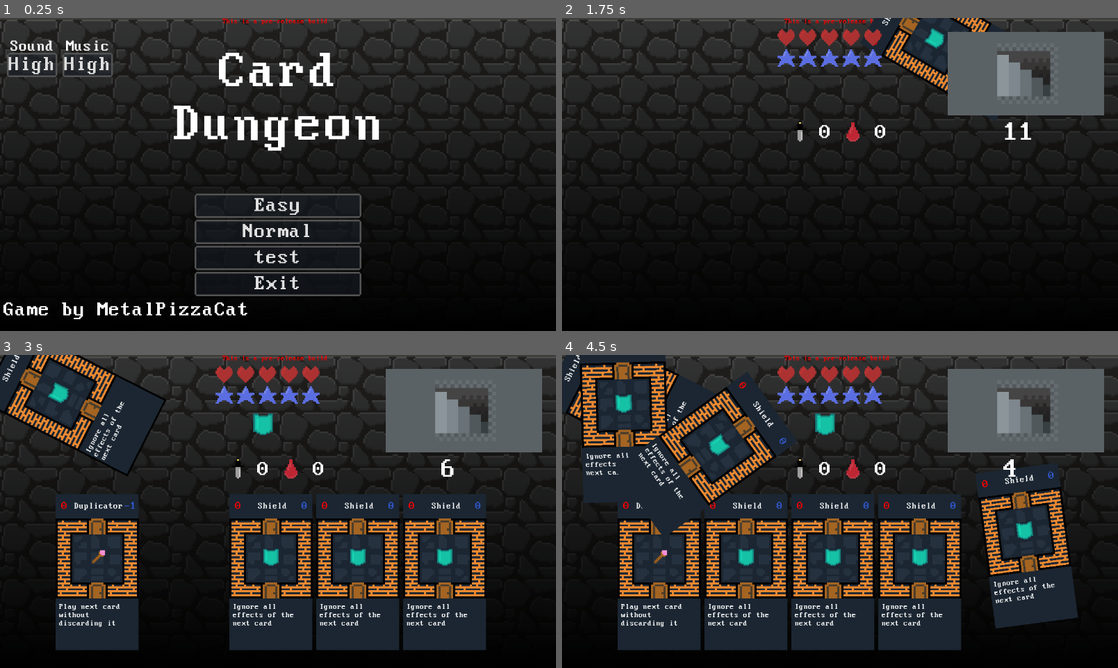
Above: before the commit, frames 1-4 (two rows, left to right).
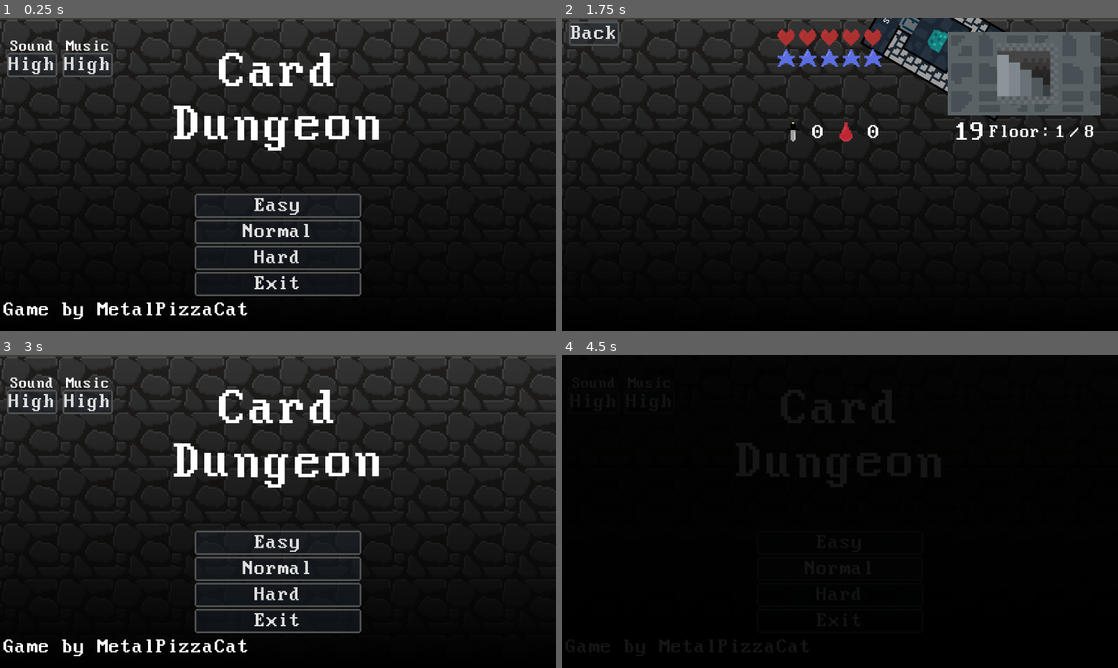
Above: after the commit, the same moments.

Repository: MetalPizzaCat/card-dungeon
Game: Godot game, scene res://scenes/main_menu.tscn
Two runs of this game, one before a commit and one after it. Both use one fixed random seed, a clock stepped at 60 frames per second and the inputs below.
Inputs (mouse positions are in pixels of both pictures, inside the frame that each line leads up to):
- Up to frame 1 (0.25 s): no input
- Up to frame 2 (1.75 s): click (840, 259) at 0.5 s, where only the run after the commit has a clickable "Hard"; click "Easy" at 1.25 s
- Up to frame 3 (3 s): click (100, 570) at 2.02 s; click (33, 370) at 2.75 s, where only the run after the commit has a clickable "Back"
- Up to frame 4 (4.5 s): click (840, 542) at 3.5 s, where only the run after the commit has a clickable "Easy"; click (840, 567) at 4.25 s, where only the run after the commit has a clickable "Normal"

The runs differ from the first frame. In frame 1, 0.3% of the frame differs, in the area x 40-59%, y 0-79%; in frame 2, 2.5%; in frame 3, 41%; in frame 4, 72%, in the area x 0-100%, y 0-95%.

Commit message:
add some balance tweaks and hard difficulty

Diff:
--- a/cards/rat.tres
+++ b/cards/rat.tres
@@ -14,4 +14,4 @@
 icon = ExtResource("1_nclr0")
 max_hp_change = 0
 max_mp_change = 0
-damage_modifier = 0
+damage_modifier = 2
--- /dev/null
+++ b/difficulties/hard.tres
@@ -0,0 +1,64 @@
+[gd_resource type="Resource" script_class="Difficulty" load_steps=28 format=3 uid="uid://5x44mnw4vtl3"]
+
+[ext_resource type="Script" path="res://objects/deck.gd" id="1_n6ias"]
+[ext_resource type="Script" path="res://game/difficulty.gd" id="2_blhlr"]
+[ext_resource type="Script" path="res://objects/card.gd" id="2_i36yr"]
+[ext_resource type="Resource" uid="uid://dhxwr5whp1ym7" path="res://cards/bomb.tres" id="3_1o2x8"]
+[ext_resource type="Resource" uid="uid://dv8a3dyg8n8th" path="res://cards/plant.tres" id="3_xrhn2"]
+[ext_resource type="Resource" uid="uid://du7mbwvsbwnup" path="res://cards/shield.tres" id="4_cqhiy"]
+[ext_resource type="Resource" uid="uid://b7rpkwiqd70qu" path="res://cards/small_mana.tres" id="5_jejli"]
+[ext_resource type="Resource" uid="uid://byy0xx2kdej15" path="res://cards/duplicator.tres" id="6_u3dim"]
+[ext_resource type="Resource" uid="uid://bcat4t65o1rch" path="res://cards/training_dummy.tres" id="7_ogwp6"]
+[ext_resource type="Resource" uid="uid://d3vpvv3ydsdli" path="res://cards/spellbook.tres" id="8_5b1pe"]
+[ext_resource type="Resource" uid="uid://cur4op2thv28u" path="res://cards/small_health.tres" id="9_oy5qx"]
+[ext_resource type="Resource" uid="uid://ek6a6x3sdi3i" path="res://cards/magic_water.tres" id="10_2nnxs"]
+[ext_resource type="Resource" uid="uid://dnr0kp7rog5rf" path="res://cards/slime.tres" id="11_ykdsf"]
+[ext_resource type="Resource" uid="uid://dghtc0rhr2v8j" path="res://cards/rat.tres" id="12_h46gk"]
+[ext_resource type="Resource" uid="uid://cglp2bdj81uj4" path="res://cards/elixir.tres" id="14_bnkp6"]
+[ext_resource type="Resource" uid="uid://mec1ortjx0gn" path="res://cards/skel.tres" id="15_s3kgj"]
+[ext_resource type="Resource" uid="uid://b46qhrwy6ygy3" path="res://cards/ratbell.tres" id="16_1jbwn"]
+[ext_resource type="Resource" uid="uid://c556oggh6qvms" path="res://cards/ritual.tres" id="17_bqbx6"]
+
+[sub_resource type="Resource" id="Resource_660gm"]
+script = ExtResource("1_n6ias")
+cards = Array[ExtResource("2_i36yr")]([ExtResource("3_1o2x8"), ExtResource("4_cqhiy"), ExtResource("5_jejli"), ExtResource("6_u3dim"), ExtResource("7_ogwp6"), ExtResource("8_5b1pe"), ExtResource("9_oy5qx"), ExtResource("3_xrhn2"), ExtResource("10_2nnxs"), ExtResource("11_ykdsf"), ExtResource("12_h46gk")])
+
+[sub_resource type="Resource" id="Resource_e4jkx"]
+script = ExtResource("1_n6ias")
+cards = Array[ExtResource("2_i36yr")]([ExtResource("12_h46gk"), ExtResource("3_1o2x8"), ExtResource("14_bnkp6"), ExtResource("15_s3kgj")])
+
+[sub_resource type="Resource" id="Resource_ngqmi"]
+script = ExtResource("1_n6ias")
+cards = Array[ExtResource("2_i36yr")]([ExtResource("7_ogwp6"), ExtResource("12_h46gk"), ExtResource("15_s3kgj"), ExtResource("10_2nnxs"), ExtResource("15_s3kgj"), ExtResource("5_jejli")])
+
+[sub_resource type="Resource" id="Resource_jq08u"]
+script = ExtResource("1_n6ias")
+cards = Array[ExtResource("2_i36yr")]([ExtResource("16_1jbwn"), ExtResource("17_bqbx6"), ExtResource("9_oy5qx"), ExtResource("16_1jbwn")])
+
+[sub_resource type="Resource" id="Resource_7s2lg"]
+script = ExtResource("1_n6ias")
+cards = Array[ExtResource("2_i36yr")]([ExtResource("6_u3dim"), ExtResource("3_1o2x8"), ExtResource("15_s3kgj")])
+
+[sub_resource type="Resource" id="Resource_d8k2w"]
+script = ExtResource("1_n6ias")
+cards = Array[ExtResource("2_i36yr")]([])
+
+[sub_resource type="Resource" id="Resource_nlosq"]
+script = ExtResource("1_n6ias")
+cards = Array[ExtResource("2_i36yr")]([])
+
+[sub_resource type="Resource" id="Resource_7jsv6"]
+script = ExtResource("1_n6ias")
+cards = Array[ExtResource("2_i36yr")]([ExtResource("4_cqhiy"), ExtResource("10_2nnxs")])
+
+[sub_resource type="Resource" id="Resource_oscab"]
+script = ExtResource("1_n6ias")
+cards = Array[ExtResource("2_i36yr")]([])
+
+[resource]
+script = ExtResource("2_blhlr")
+name = "Hard"
+description = "This will include all cards present in the game"
+deck_size = 20
+required_deck_clears = 8
+deck_additions = Array[ExtResource("1_n6ias")]([SubResource("Resource_660gm"), SubResource("Resource_e4jkx"), SubResource("Resource_ngqmi"), SubResource("Resource_jq08u"), SubResource("Resource_7s2lg"), SubResource("Resource_d8k2w"), SubResource("Resource_nlosq"), SubResource("Resource_7jsv6"), SubResource("Resource_oscab")])
--- a/difficulties/test.tres
+++ b/difficulties/test.tres
@@ -3,12 +3,12 @@
 [ext_resource type="Script" path="res://objects/deck.gd" id="1_8y3wc"]
 [ext_resource type="Script" path="res://objects/card.gd" id="2_aybfc"]
 [ext_resource type="Resource" uid="uid://byy0xx2kdej15" path="res://cards/duplicator.tres" id="3_t6qp3"]
-[ext_resource type="Resource" uid="uid://du7mbwvsbwnup" path="res://cards/shield.tres" id="4_osq4r"]
+[ext_resource type="Resource" uid="uid://bag17xw2urr58" path="res://cards/fire.tres" id="4_uifbk"]
 [ext_resource type="Script" path="res://game/difficulty.gd" id="10_5nobc"]
 
 [sub_resource type="Resource" id="Resource_sy262"]
 script = ExtResource("1_8y3wc")
-cards = Array[ExtResource("2_aybfc")]([ExtResource("3_t6qp3"), ExtResource("4_osq4r")])
+cards = Array[ExtResource("2_aybfc")]([ExtResource("3_t6qp3"), ExtResource("4_uifbk")])
 
 [resource]
 script = ExtResource("10_5nobc")
--- a/objects/card.tscn
+++ b/objects/card.tscn
@@ -6,7 +6,16 @@
 [ext_resource type="Texture2D" uid="uid://d4h5stejrsc21" path="res://textures/items/mana.tres" id="3_ccrmr"]
 [ext_resource type="Texture2D" uid="uid://dml0ml0l8vugp" path="res://textures/rooms/room_item.tres" id="3_yhkgl"]
 [ext_resource type="Texture2D" uid="uid://bptkfyl353rvx" path="res://textures/rooms/room_enemy.tres" id="4_bd36c"]
+[ext_resource type="Texture2D" uid="uid://dtmvrsy0qk4qd" path="res://textures/card_decor2.png" id="6_23vdj"]
 [ext_resource type="FontFile" uid="uid://dwefhx08v0nht" path="res://font/MorePerfectDOSVGA.ttf" id="7_cta6k"]
+
+[sub_resource type="StyleBoxFlat" id="StyleBoxFlat_11g66"]
+draw_center = false
+border_width_left = 5
+border_width_top = 5
+border_width_right = 5
+border_width_bottom = 5
+border_color = Color(0, 0, 0, 1)
 
 [sub_resource type="StyleBoxFlat" id="StyleBoxFlat_7yd4c"]
 bg_color = Color(0, 0, 0, 1)
@@ -44,6 +53,21 @@
 grow_horizontal = 2
 grow_vertical = 2
 color = Color(0.105516, 0.148989, 0.195895, 1)
+
+[node name="TextureRect" type="TextureRect" parent="."]
+layout_mode = 1
+anchors_preset = 15
+anchor_right = 1.0
+anchor_bottom = 1.0
+texture = ExtResource("6_23vdj")
+stretch_mode = 1
+
+[node name="Panel" type="Panel" parent="."]
+layout_mode = 1
+anchors_preset = 15
+anchor_right = 1.0
+anchor_bottom = 1.0
+theme_override_styles/panel = SubResource("StyleBoxFlat_11g66")
 
 [node name="Background" type="TextureRect" parent="."]
 layout_mode = 1
--- a/project.godot
+++ b/project.godot
@@ -11,6 +11,8 @@
 [application]
 
 config/name="CardDungeon"
+config/description="A simple game about an ever changing dungeon"
+config/version="0.2"
 run/main_scene="res://scenes/main_menu.tscn"
 config/features=PackedStringArray("4.3", "Mobile")
 config/icon="res://icon.svg"
--- a/scenes/dungeon.gd
+++ b/scenes/dungeon.gd
@@ -1,11 +1,19 @@
 extends Control
 
 
+## Max amount of cards that  player can hold
 @export var hand_size: int = 5
+## How much space should there be from top left corner of one card to the next
 @export var space_between_cards : int = 200
+## Prefab for the cards that player can interact with
 @export var card_prefab: PackedScene
+## Prefab used for proper rotation animation for the discarded cards
 @export var discarded_card_control_prefab : PackedScene
+## What cards to fallback to if no difficultly is selected
 @export var possible_cards: Array[Card] = []
+## Card to spawn when player is in a very bad position
+@export var health_card : Card
+## Path to the scene to return on loss/victory. Has to be specified as a path to avoid cyclical dependency in resource
 @export_file("*.tscn") var main_scene_path: String
 
 var used_cards: Array[DiscardedCardControl] = []
@@ -22,7 +30,7 @@
 @onready var card_spawn_pos: Control = $CardSpawnPos
 
 @onready var deck_size_label: Label = $DeckDisplay/CardsRemainingLabel
-@onready var deck_display: Control = $DeckDisplay/InfoBg
+@onready var deck_display: Control = $DeckDisplay
 
 @onready var health_display: StatDisplay = $HealthDisplay
 @onready var mana_display: StatDisplay = $ManaDisplay
@@ -33,6 +41,9 @@
 @onready var item_sound_player: AudioStreamPlayer = $Sounds/ItemCardSound
 @onready var spell_sound_player: AudioStreamPlayer = $Sounds/SpellCardSound
 @onready var enemy_sound_player: AudioStreamPlayer = $Sounds/EnemyCardSound
+
+@onready var current_floor_label : Label  = $FloorInfoBox/CurrentFloorLabel
+@onready var total_floors_label : Label = $FloorInfoBox/TotalFloorsLabel
 
 @onready var new_card_spawn_pos: Control = $NewCardSpawnPos
 
@@ -56,7 +67,19 @@
 		return false
 	if current_deck_size <= 0:
 		return false
-	var card = possible_cards.pick_random()
+	var enemy_count = playable_cards.filter(func(p : PlayableCard) : return p.card.background == Card.BackgroundType.ENEMY).size()
+	var card_pool : Array[Card] = []
+	if enemy_count > 3 and player.health > 3:
+		card_pool = possible_cards.filter(func(p : Card) : return p.background == Card.BackgroundType.ITEM)
+	elif enemy_count > 2 and player.health < 2:
+		card_pool = [health_card]
+	elif enemy_count > 3 and player.health < 5 or enemy_count > 1 and player.health < 2:
+		card_pool = possible_cards.filter(func(p : Card) : return p.background == Card.BackgroundType.ITEM || p.background == Card.BackgroundType.SPELL)
+	else:
+		card_pool = possible_cards
+	if card_pool.is_empty():
+		card_pool = [health_card]
+	var card = card_pool.pick_random()
 	var playable = card_prefab.instantiate() as PlayableCard
 	hand_box.add_child(playable)
 	playable.move_from_to(
@@ -78,6 +101,8 @@
 		print("playing: %s" % manager.difficulty.name)
 		possible_cards.clear()
 		possible_cards.append_array(manager.difficulty.deck_additions[clear_count].cards)
+		total_floors_label.text = str(manager.difficulty.required_deck_clears)
+		current_floor_label.text = '1'
 	current_deck_size = deck_size
 	draw_initial_cards()
 	health_display.max_value = player.max_health
@@ -122,12 +147,11 @@
 		draw_card()
 		if playable_cards.is_empty():
 			_start_next_round()
-
-	if card.mana_cost <= player.mana:
-		player.apply_effect(card)
 	if player.has_fire:
 		player.has_fire = false
 		possible_cards.erase(card)
+	if card.mana_cost <= player.mana:
+		player.apply_effect(card)
 
 
 func _start_next_round() -> void:
@@ -135,6 +159,7 @@
 	_clear_discarded_cards()
 	current_deck_size = deck_size
 	clear_count += 1
+	current_floor_label.text = str(clear_count + 1)
 	if clear_count < manager.difficulty.deck_additions.size():
 		possible_cards.append_array(manager.difficulty.deck_additions[clear_count].cards)
 	if clear_count >= manager.difficulty.required_deck_clears:
@@ -215,3 +240,7 @@
 	draw_initial_cards()
 	if playable_cards.is_empty():
 		_start_next_round()
+
+
+func _on_back_button_pressed() -> void:
+	get_tree().change_scene_to_file(main_scene_path)
--- a/scenes/dungeon.tscn
+++ b/scenes/dungeon.tscn
@@ -37,6 +37,7 @@
 [ext_resource type="AudioStream" uid="uid://b2bso8jpevq6w" path="res://sounds/use_card2.ogg" id="30_1en3g"]
 [ext_resource type="Texture2D" uid="uid://btb0jx3fb8dih" path="res://textures/items/dagger.tres" id="30_jd04g"]
 [ext_resource type="Texture2D" uid="uid://bnmv4ul05tdae" path="res://textures/items/blood.tres" id="31_jdgsv"]
+[ext_resource type="Texture2D" uid="uid://ceiwdygbdayik" path="res://textures/card_decor1.png" id="33_gmnil"]
 
 [sub_resource type="Animation" id="Animation_sxqii"]
 length = 0.001
@@ -277,6 +278,7 @@
 card_prefab = ExtResource("3_efa7a")
 discarded_card_control_prefab = ExtResource("4_3asl3")
 possible_cards = Array[ExtResource("4_tiegs")]([ExtResource("5_hqfj0"), ExtResource("6_dxsko"), ExtResource("7_ctuia"), …(273 unchanged characters)…
+health_card = ExtResource("5_hqfj0")
 main_scene_path = "res://scenes/main_menu.tscn"
 
 [node name="TextureRect" type="TextureRect" parent="."]
@@ -295,12 +297,44 @@
 texture = ExtResource("4_e6hvh")
 
 [node name="DebugLabel" type="Label" parent="."]
+visible = false
 modulate = Color(1, 0, 0, 1)
 layout_mode = 0
 offset_left = 512.0
 offset_right = 755.0
 offset_bottom = 16.0
 text = "This is a pre-release build"
+
+[node name="FloorInfoBox" type="HBoxContainer" parent="."]
+layout_mode = 0
+offset_left = 984.0
+offset_top = 240.0
+offset_right = 1264.0
+offset_bottom = 288.0
+
+[node name="CardsRemainingLabel" type="Label" parent="FloorInfoBox"]
+layout_mode = 2
+theme_override_colors/font_outline_color = Color(0, 0, 0, 1)
+theme_override_font_sizes/font_size = 42
+text = "Floor:"
+
+[node name="CurrentFloorLabel" type="Label" parent="FloorInfoBox"]
+layout_mode = 2
+theme_override_colors/font_outline_color = Color(0, 0, 0, 1)
+theme_override_font_sizes/font_size = 42
+text = "5"
+
+[node name="CardsRemainingLabel3" type="Label" parent="FloorInfoBox"]
+layout_mode = 2
+theme_override_colors/font_outline_color = Color(0, 0, 0, 1)
+theme_override_font_sizes/font_size = 42
+text = "/"
+
+[node name="TotalFloorsLabel" type="Label" parent="FloorInfoBox"]
+layout_mode = 2
+theme_override_colors/font_outline_color = Color(0, 0, 0, 1)
+theme_override_font_sizes/font_size = 42
+text = "20"
 
 [node name="Hand" type="HBoxContainer" parent="."]
 layout_mode = 0
@@ -427,25 +461,25 @@
 
 [node name="Dagger" type="TextureRect" parent="."]
 layout_mode = 0
-offset_left = 520.0
+offset_left = 504.0
 offset_top = 232.0
-offset_right = 580.0
+offset_right = 564.0
 offset_bottom = 292.0
 texture = ExtResource("30_jd04g")
 
 [node name="Dagger2" type="TextureRect" parent="."]
 layout_mode = 0
-offset_left = 640.0
+offset_left = 624.0
 offset_top = 232.0
-offset_right = 700.0
+offset_right = 684.0
 offset_bottom = 292.0
 texture = ExtResource("31_jdgsv")
 
 [node name="DamageLabel" type="Label" parent="."]
 layout_mode = 0
-offset_left = 592.0
+offset_left = 576.0
 offset_top = 240.0
-offset_right = 632.0
+offset_right = 616.0
 offset_bottom = 288.0
 theme_override_font_sizes/font_size = 48
 text = "0
@@ -453,9 +487,9 @@
 
 [node name="MaxHpLabel" type="Label" parent="."]
 layout_mode = 0
-offset_left = 720.0
+offset_left = 704.0
 offset_top = 240.0
-offset_right = 760.0
+offset_right = 744.0
 offset_bottom = 288.0
 theme_override_font_sizes/font_size = 48
 text = "0"
@@ -468,24 +502,24 @@
 offset_right = 1288.0
 offset_bottom = 72.0
 
-[node name="InfoBg" type="ColorRect" parent="DeckDisplay"]
-layout_mode = 1
-offset_right = 192.0
-offset_bottom = 360.0
-rotation = 1.5708
-color = Color(0.356619, 0.384451, 0.396185, 1)
-
-[node name="CardIcon2" type="Sprite2D" parent="DeckDisplay/InfoBg"]
-position = Vector2(96.0007, 176)
-rotation = -1.5708
+[node name="TextureRect" type="TextureRect" parent="DeckDisplay"]
+layout_mode = 0
+offset_left = -360.0
+offset_right = -8.0
+offset_bottom = 192.0
+texture = ExtResource("33_gmnil")
+stretch_mode = 1
+
+[node name="CardIcon2" type="Sprite2D" parent="DeckDisplay/TextureRect"]
+position = Vector2(184, 96.0001)
 scale = Vector2(8.68976, 8.68976)
 texture = ExtResource("17_yuah5")
 
 [node name="CardsRemainingLabel" type="Label" parent="DeckDisplay"]
 layout_mode = 1
-offset_left = -232.0
+offset_left = -344.0
 offset_top = 200.0
-offset_right = -160.0
+offset_right = -272.0
 offset_bottom = 264.0
 theme_override_colors/font_outline_color = Color(0, 0, 0, 1)
 theme_override_font_sizes/font_size = 64
@@ -615,9 +649,18 @@
 offset_bottom = 328.0
 rotation = -1.54799
 
+[node name="BackButton" type="Button" parent="."]
+layout_mode = 0
+offset_left = 16.0
+offset_top = 8.0
+offset_right = 132.0
+offset_bottom = 64.0
+text = "Back"
+
 [connection signal="died" from="Player" to="." method="_on_player_died"]
 [connection signal="health_changed" from="Player" to="." method="_on_player_health_changed"]
 [connection signal="mana_changed" from="Player" to="." method="_on_player_mana_changed"]
 [connection signal="max_health_changed" from="Player" to="." method="_on_player_max_health_changed"]
 [connection signal="max_mana_changed" from="Player" to="." method="_on_player_max_mana_changed"]
 [connection signal="pressed" from="VictoryScreen/ExitButton" to="." method="_on_exit_button_pressed"]
+[connection signal="pressed" from="BackButton" to="." method="_on_back_button_pressed"]
--- a/scenes/main_menu.tscn
+++ b/scenes/main_menu.tscn
@@ -7,8 +7,8 @@
 [ext_resource type="Script" path="res://game/difficulty.gd" id="3_agm0q"]
 [ext_resource type="Resource" uid="uid://dhjm8j1du734k" path="res://difficulties/easy.tres" id="4_h544q"]
 [ext_resource type="Resource" uid="uid://cirr7njydwnsv" path="res://difficulties/normal.tres" id="5_g73ta"]
-[ext_resource type="Resource" uid="uid://bf123ypktqdsr" path="res://difficulties/test.tres" id="6_2mqf1"]
 [ext_resource type="PackedScene" uid="uid://bcr3d4de0e2be" path="res://scenes/dungeon.tscn" id="6_5uyfd"]
+[ext_resource type="Resource" uid="uid://5x44mnw4vtl3" path="res://difficulties/hard.tres" id="6_asc24"]
 [ext_resource type="PackedScene" uid="uid://c73fmv5je0fpg" path="res://objects/volume_control.tscn" id="10_mmo8x"]
 [ext_resource type="AudioStream" uid="uid://e8sht22a7j40" path="res://music/menu.ogg" id="11_tag1o"]
 
@@ -57,7 +57,7 @@
 grow_vertical = 2
 theme = ExtResource("1_1xn57")
 script = ExtResource("2_k1rnm")
-difficulties = Array[ExtResource("3_agm0q")]([ExtResource("4_h544q"), ExtResource("5_g73ta"), ExtResource("6_2mqf1")])
+difficulties = Array[ExtResource("3_agm0q")]([ExtResource("4_h544q"), ExtResource("5_g73ta"), ExtResource("6_asc24")])
 card_scene = ExtResource("6_5uyfd")
 
 [node name="TextureRect" type="TextureRect" parent="."]
@@ -167,6 +167,7 @@
 bus = &"Music"
 
 [node name="DebugLabel" type="Label" parent="."]
+visible = false
 modulate = Color(1, 0, 0, 1)
 layout_mode = 0
 offset_left = 512.0
@@ -174,4 +175,9 @@
 offset_bottom = 16.0
 text = "This is a pre-release build"
 
+[node name="DifficultyLevel" type="RichTextLabel" parent="."]
+layout_mode = 0
+offset_right = 40.0
+offset_bottom = 40.0
+
 [connection signal="pressed" from="OptionsContainer/ExitButton2" to="." method="_on_exit_button_pressed"]
--- /dev/null
+++ b/textures/card_back_bg.tres
@@ -0,0 +1,7 @@
+[gd_resource type="AtlasTexture" load_steps=2 format=3 uid="uid://q4nxfa7hdljm"]
+
+[ext_resource type="Texture2D" uid="uid://br8vfju8bhr4d" path="res://textures/card_decor.png" id="1_xnwnf"]
+
+[resource]
+atlas = ExtResource("1_xnwnf")
+region = Rect2(48, 0, 48, 48)
--- /dev/null
+++ b/textures/card_front_bg.tres
@@ -0,0 +1,7 @@
+[gd_resource type="AtlasTexture" load_steps=2 format=3 uid="uid://6cqlev5poce"]
+
+[ext_resource type="Texture2D" uid="uid://br8vfju8bhr4d" path="res://textures/card_decor.png" id="1_e5d4n"]
+
+[resource]
+atlas = ExtResource("1_e5d4n")
+region = Rect2(0, 0, 48, 48)
Not shown: 1 places in objects/card.tscn that only renumber resources
Not shown: 1 places in scenes/dungeon.tscn that only renumber resources
Binary file added: textures/card_decor.png
Not shown, added: textures/card_decor.png.import
Binary file added: textures/card_decor1.png
Not shown, added: textures/card_decor1.png.import
Binary file added: textures/card_decor2.png
Not shown, added: textures/card_decor2.png.import
